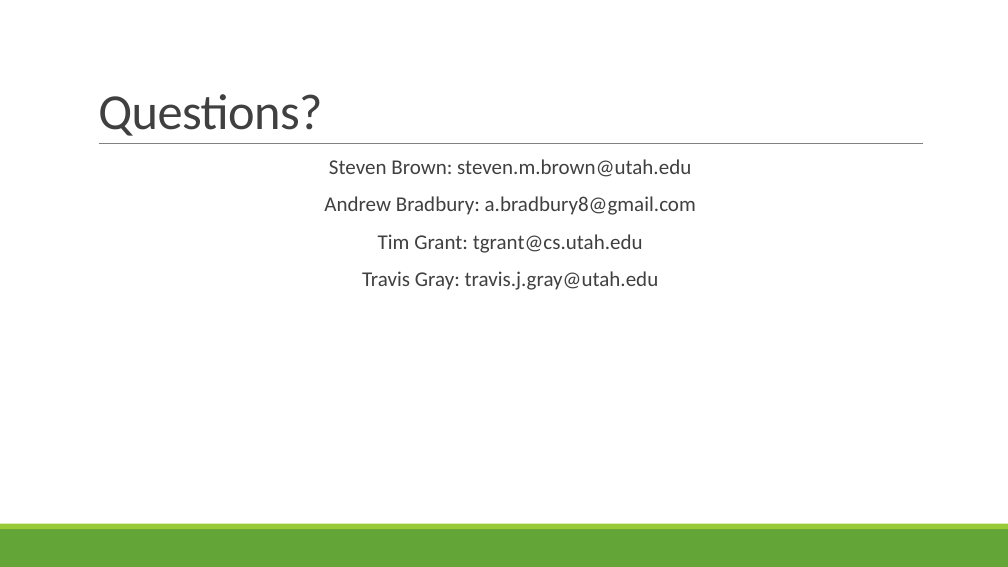
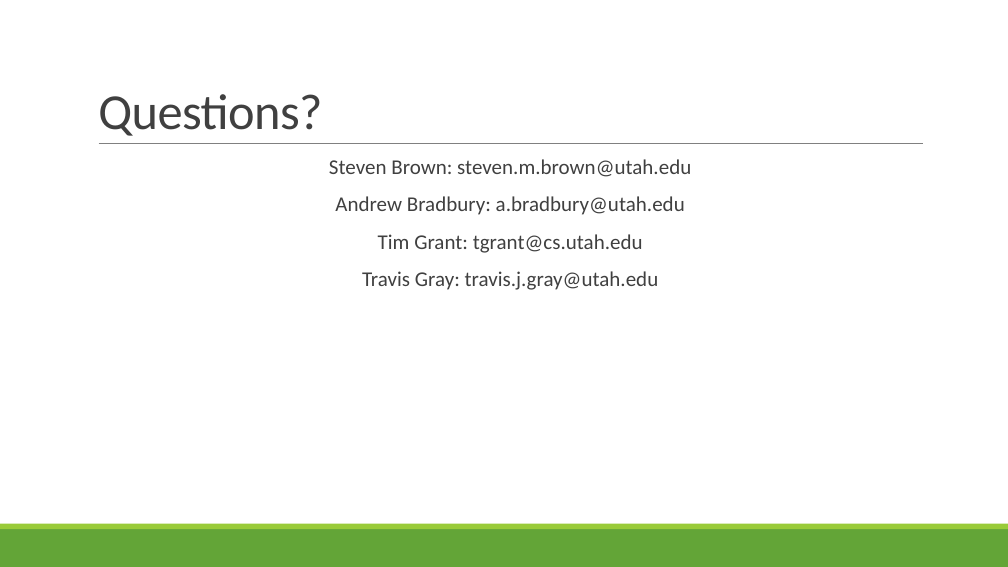
Before and after one commit to tjgray04/ECE6710_06, a slide deck: slide 6 of Documents/Presentation/ECE6710_06_PRESENTATION.pptx. Drawn at 1008x567 pixels with LibreOffice and Linux fonts; fonts in the diff are those of the drawing. Boxes give left, top, right and bottom in pixels: in the first picture for what was removed or moved away, otherwise in the second. Text is boxed around its words. In the diff, an @@ line names an element or a change of style, - is before the commit and + after.

```diff
--- a/Documents/Presentation/ECE6710_06_PRESENTATION.pptx
+++ b/Documents/Presentation/ECE6710_06_PRESENTATION.pptx
@@ text at <box>335,196,685,215</box>: text changed @@
-  Andrew Bradbury: a.bradbury8@gmail.com
+  Andrew Bradbury: a.bradbury@utah.edu
```
Also in this commit, not shown: 1 other slide changed, 1 slide added, 1 slide removed.
